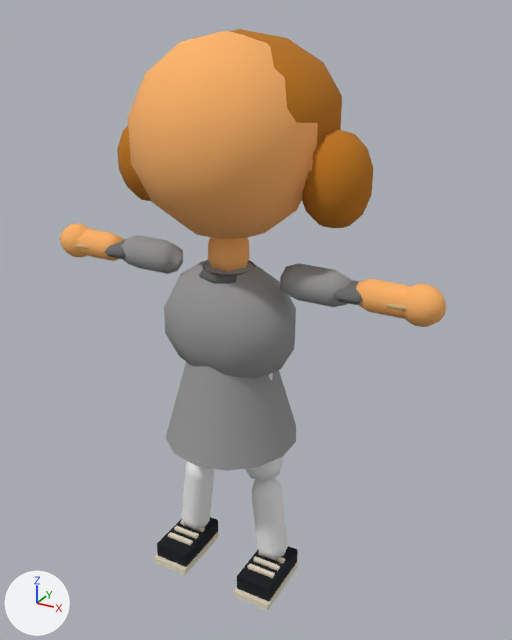
The glTF model public/v2/models/kid_clover.glb as it was, and as the next commit left it.
Camera for both pictures: a 50 mm lens placed at (2.4, -3.99, 4.12), pointed at (0.11, 0.18, 2.04). Lighting does not change. The marker at lower left points along +X, +Y and +Z. The older version comes first. Objects named as collision shapes, trigger or cutter boxes, shadow casters or lower levels of detail are left out. Vertices at exactly the same position are counted once.

In view in the first picture: 'kid_clover_LOD0'.
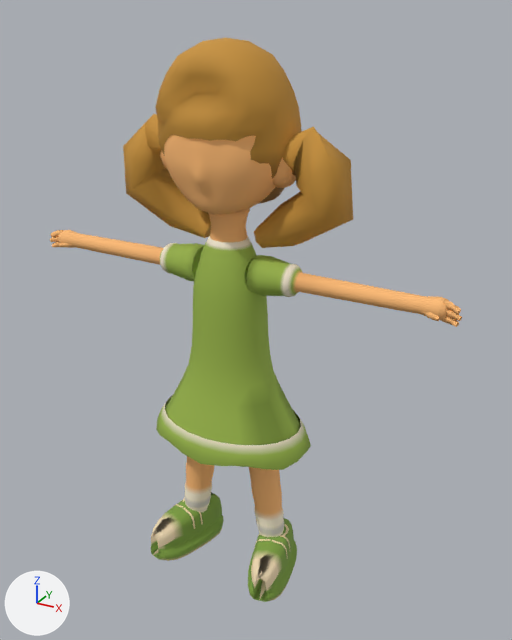
Location of each change, (x1, y1, x2, y2) in pixels of the pictures (512 x 640 px; the box of a moved part takes in the faces that stretch with it):
'kid_clover_LOD0', reshaped (7% wider)
    before: (60, 29, 446, 611)
    after: (50, 38, 462, 602)
part 1 of me_kid_clover_lod0, rebuilt (23% narrower, 20% shorter)
    before: (128, 31, 318, 239)
    after: (155, 38, 302, 204)
part 2 of me_kid_clover_lod0, rebuilt
    before: (164, 260, 296, 379)
    after: (165, 236, 301, 467)
part 3 of me_kid_clover_lod0, rebuilt
    before: (193, 29, 342, 146)
    after: (164, 135, 275, 215)
part 4 of me_kid_clover_lod0, rebuilt
    before: (208, 237, 249, 272)
    after: (208, 208, 250, 242)
part 5 of me_kid_clover_lod0, deleted (mostly hidden)
    before: (168, 159, 313, 578)
part 6 of me_kid_clover_lod0, reshaped
    before: (154, 362, 298, 611)
    after: (151, 395, 311, 602)
part 7 of me_kid_clover_lod0, moved or reshaped
    before: (60, 126, 446, 327)
    after: (50, 114, 462, 327)

The change, as a diff of the scene's bpy script:
```diff
--- a/public/v2/models/kid_clover.glb.py
+++ b/public/v2/models/kid_clover.glb.py
@@ me_kid_clover_lod0 @@
 # used by ob_kid_clover_lod0; location = (0.0, 0.0, 0.0)
-me_kid_clover_lod0.from_pydata(...)  # 1318 vertices, 2134 faces; spans x -1.51..1.51, y -0.57..0.73, z -0.06..4.0
+me_kid_clover_lod0.from_pydata(...)  # 3433 vertices, 6466 faces; spans x -1.62..1.62, y -0.46..0.51, z 0.01..3.96
+# me_kid_clover_lod0 part 1: the loose piece of 77 vertices spanning x -0.63..0.63, y -0.57..0.57, z 2.71..4.0 is rebuilt with 182 vertices and now spans x -0.47..0.47, y -0.37..0.51, z 2.94..3.96, in mat_m_hair
+# me_kid_clover_lod0 part 2: the loose piece of 77 vertices spanning x -0.51..0.51, y -0.35..0.35, z 1.62..2.53 is rebuilt with 290 vertices and now spans x -0.62..0.62, y -0.42..0.42, z 1.13..2.7
+# me_kid_clover_lod0 part 3: the loose piece of 67 vertices spanning x -0.7..0.7, y -0.37..0.73, z 2.96..4.0 is rebuilt with 781 vertices and now spans x -0.42..0.42, y -0.36..0.41, z 2.88..3.72, in mat_m_body
+# me_kid_clover_lod0 part 4: the loose piece of 36 vertices spanning x -0.16..0.16, y -0.14..0.14, z 2.41..2.8 is rebuilt with 72 vertices and now spans x -0.15..0.15, y -0.14..0.14, z 2.6..2.9
+# me_kid_clover_lod0 part 5: 12 loose pieces with 278 vertices, spanning x -0.67..0.67, y -0.28..0.28, z 0.11..3.31, are deleted
+# me_kid_clover_lod0 part 6: 272 vertices removed from x -0.53..0.53, y -0.5..0.5, z -0.06..1.92; 1199 vertices added at x -0.64..0.64, y -0.46..0.44, z 0.01..1.36
+# me_kid_clover_lod0 part 7: 504 vertices removed from x -1.51..1.51, y -0.13..0.34, z 2.34..3.45; 902 vertices added at x -1.62..1.62, y -0.14..0.23, z 2.34..3.47
 me_kid_clover_lod0.materials.append(mat_m_body)
```
